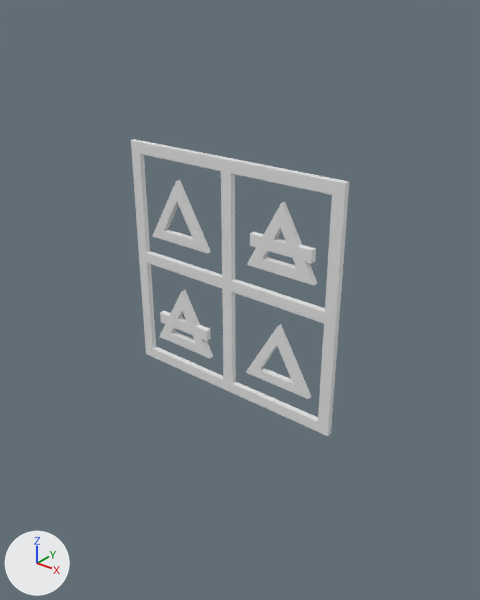
An edit to the glTF model public/models/design.glb, drawn before and after from the same camera.
Both versions are drawn from a camera (50 mm lens) standing at (3.07, -3.69, 2.18) and looking at (0.02, 0.12, -0.18). Lighting does not change. The marker at lower left points along +X, +Y and +Z. Where no turn or scale is listed for an object, it has been applied to the vertices.

The scene before the commit, as lines of its bpy script (objects in view):
```python
me_circle_009 = bpy.data.meshes.new('Circle.009')
me_circle_009.from_pydata(...)  # 108 vertices, 216 faces; spans x -2.3..2.3, y -0.18..0.18, z -1.34..2.66
me_circle_011 = bpy.data.meshes.new('Circle.011')
me_circle_011.from_pydata(...)  # 108 vertices, 216 faces; spans x -0.307..0.307, y -0.024..0.024, z -0.178..0.355
me_plane_006 = bpy.data.meshes.new('Plane.006')
me_plane_006.from_pydata(...)  # 21120 vertices, 42252 faces; spans x -1.0..1.0, y -0.02..0.02, z -1.0..1.0
me_plane_015 = bpy.data.meshes.new('Plane.015')
me_plane_015.from_pydata(...)  # 316 vertices, 646 faces; spans x -0.321..0.285, y -0.025..0.025, z -0.214..0.33
me_plane_016 = bpy.data.meshes.new('Plane.016')
me_plane_016.from_pydata(...)  # 316 vertices, 646 faces; spans x -0.321..0.285, y -0.025..0.025, z -0.214..0.33
ob_frame = bpy.data.objects.new('frame', me_plane_006)
ob_frame.location = (0.0, 0.0, 0.0)
ob_t1 = bpy.data.objects.new('t1', me_plane_016)
ob_t1.location = (-0.482, -0.001, -0.534)
ob_t2 = bpy.data.objects.new('t2', me_plane_015)
ob_t2.location = (0.517, -0.001, 0.436)
ob_t3 = bpy.data.objects.new('t3', me_circle_009)
ob_t3.location = (-0.502, -0.008, 0.396)
ob_t3.scale = (0.133, 0.133, 0.133)
ob_t4 = bpy.data.objects.new('t4', me_circle_011)
ob_t4.location = (0.502, -0.008, -0.554)
```
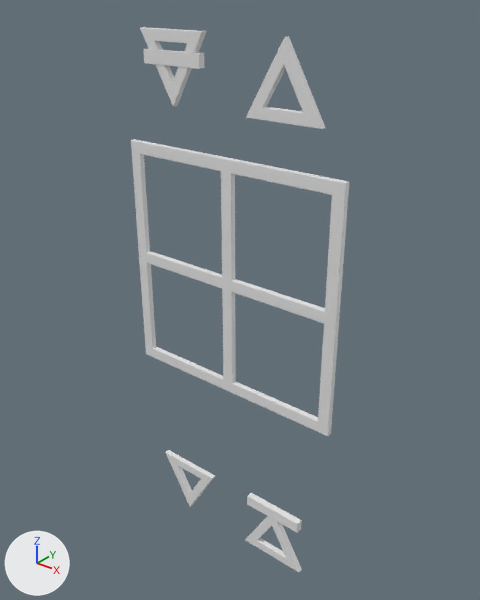
Boxes (x1, y1, x2, y2) around the edits, measured in the pictures (480 x 600 px):
't4', moved: before (246, 324, 311, 399); after (246, 36, 325, 129)
't2', deleted: before (247, 202, 317, 286)
't3', moved, turned: before (152, 180, 211, 253); after (165, 450, 215, 507)
't4.001', added: after (140, 27, 207, 107)
't1', deleted: before (159, 290, 213, 358)
't4.002', added: after (245, 516, 302, 572)
'Cube.002', added: after (144, 49, 205, 69)
'Cube.003', added: after (247, 493, 302, 533)

Edits to the bpy script that builds the scene:
```text
Add me_circle_001:
    me_circle_001.from_pydata(...)  # 108 vertices, 216 faces; spans x -0.307..0.307, y -0.024..0.024, z -0.355..0.178
Add me_cube_004:
    me_cube_004.from_pydata(...)  # a box spanning x -0.274..0.274, y -0.029..0.029, z -0.05..0.05
Change ob_t3:
    ob_t3.location: (-0.502, -0.008, 0.396) -> (-0.502, -0.008, -2.226)
    ob_t3.rotation_euler: (0.0, 0.0, 0.0) -> (0.0, 1.047, 0.0)  # degrees (0, 0, 0) -> degrees (0, 60, 0)
Change ob_t4:
    ob_t4.location: (0.502, -0.008, -0.554) -> (0.496, -0.008, 1.494)
Remove ob_t2:
    ob_t2 = bpy.data.objects.new('t2', me_plane_015)
    ob_t2.location = (0.517, -0.001, 0.436)
Remove ob_t1:
    ob_t1 = bpy.data.objects.new('t1', me_plane_016)
    ob_t1.location = (-0.482, -0.001, -0.534)
Add ob_t4_002:
    ob_t4_002 = bpy.data.objects.new('t4.002', me_circle_011.copy())  # the mesh of ob_t4
    ob_t4_002.location = (0.502, -0.008, -2.399)
Add ob_t4_001:
    ob_t4_001 = bpy.data.objects.new('t4.001', me_circle_001)
    ob_t4_001.location = (-0.498, -0.008, 1.672)
Add ob_cube_003:
    ob_cube_003 = bpy.data.objects.new('Cube.003', me_cube_004)
    ob_cube_003.location = (0.502, -0.008, -2.069)
Add ob_cube_002:
    ob_cube_002 = bpy.data.objects.new('Cube.002', me_cube_004.copy())
    ob_cube_002.location = (-0.499, -0.008, 1.656)
```
